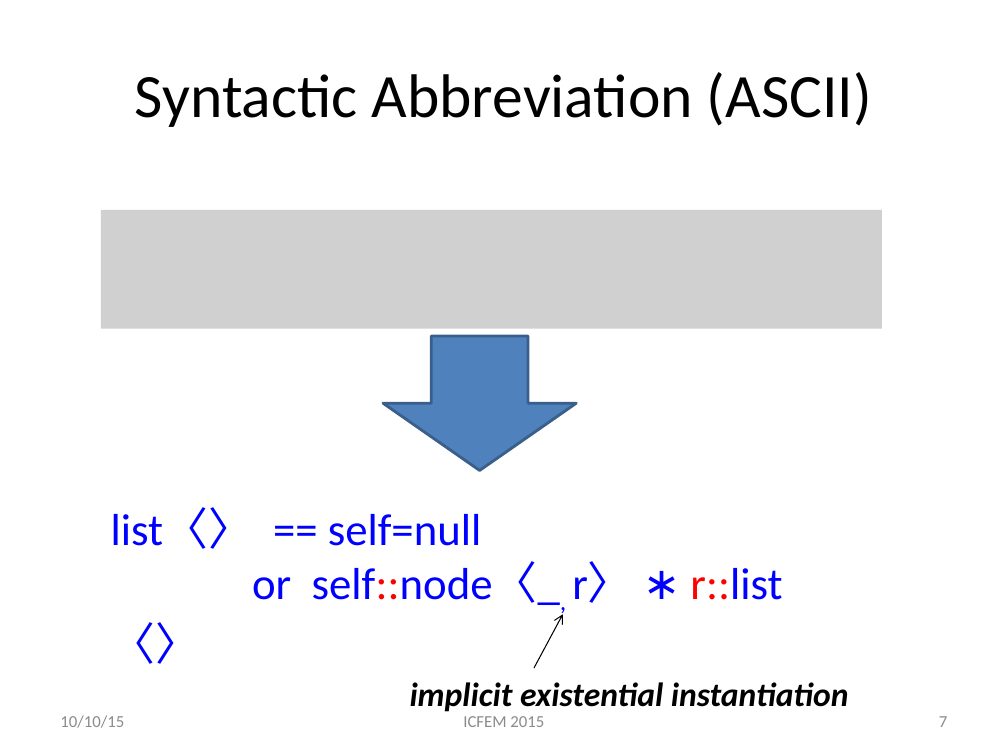
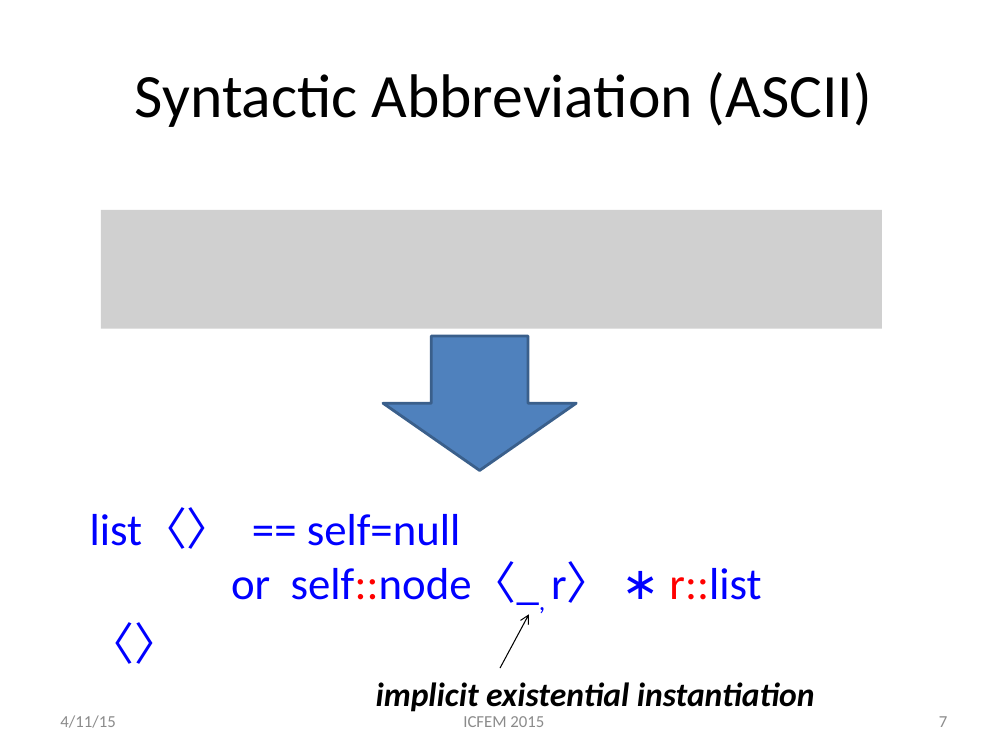
Before and after one commit to asankhaya/asankhaya.github.io, a slide deck: slide 7 of ppt/Specifying-Compatible-Sharing-in-Data-Structures.pptx. Drawn at 1008x756 pixels with LibreOffice and Linux fonts; fonts in the diff are those of the drawing; grey boxes stand for pictures. Boxes give left, top, right and bottom in pixels: in the first picture for what was removed or moved away, otherwise in the second. Text is boxed around its words. In the diff, an @@ line names an element or a change of style, - is before the commit and + after.

```diff
--- a/ppt/Specifying-Compatible-Sharing-in-Data-Structures.pptx
+++ b/ppt/Specifying-Compatible-Sharing-in-Data-Structures.pptx
@@ text "list〈〉 == self=null": place and size @@
-text "list〈〉 == self=null" at <box>111,508,782,664</box>
+text "list〈〉 == self=null" at <box>90,508,761,664</box>
@@ arrow moved from (534, 668) - (562, 614) to (500, 668) - (529, 614) @@
@@ text "implicit existential instantiation": place and size @@
-text "implicit existential instantiation" at <box>410,682,849,712</box>
+text "implicit existential instantiation" at <box>376,682,815,712</box>
@@ text at <box>60,715,115,728</box>: text changed @@
-10/10/15
+4/11/15
```
Also in this commit, not shown: 25 other slides changed.
